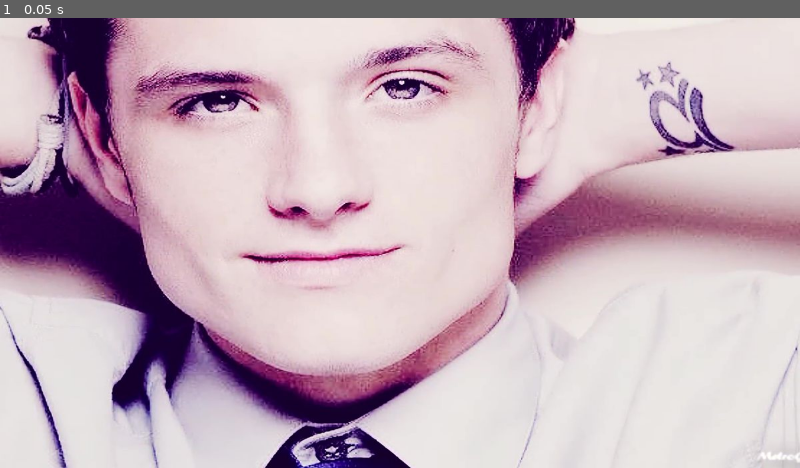
Above: before the commit, frame 1.
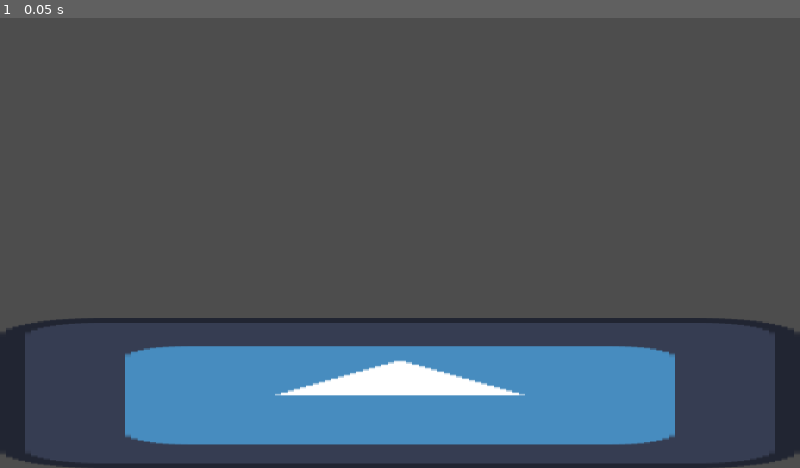
Above: after the commit, the same moment.

Repository: it64070101/funky-flask-flinging
Game: Godot game, scene res://nodes/test_scene.tscn
Two runs of this game, one before a commit and one after it. Both use one fixed random seed, a clock stepped at 60 frames per second and the inputs below. The engine's default icon, where the game draws it, is replaced by a stand-in: a white triangle on a blue panel in a dark square.
Inputs:
- Up to frame 1 (0.05 s): no input

The runs differ from the first frame. In frame 1, 100% of the frame differs, in the area x 0-100%, y 0-100%.

Commit message:
update project

Diff:
--- a/nodes/test_scene.tscn
+++ b/nodes/test_scene.tscn
@@ -1,10 +1,16 @@
-[gd_scene load_steps=2 format=3 uid="uid://cghi5cl21ippl"]
+[gd_scene load_steps=3 format=3 uid="uid://cghi5cl21ippl"]
 
 [ext_resource type="Texture2D" uid="uid://d207ot72a531x" path="res://resources/backgrounds/josh.jpg" id="1_e71sy"]
+[ext_resource type="Texture2D" uid="uid://b4pcbsyp7sda" path="res://icon.svg" id="2_ypdoj"]
 
 [node name="Node2D" type="Node2D"]
 
 [node name="Josh" type="Sprite2D" parent="."]
-position = Vector2(960, 540)
+position = Vector2(-960, 480)
 scale = Vector2(1.6, 1.35)
 texture = ExtResource("1_e71sy")
+
+[node name="Icon" type="Sprite2D" parent="."]
+position = Vector2(960, 900)
+scale = Vector2(15, 2.8125)
+texture = ExtResource("2_ypdoj")
--- a/project.godot
+++ b/project.godot
@@ -25,4 +25,5 @@
 
 [rendering]
 
+textures/canvas_textures/default_texture_filter=0
 renderer/rendering_method="mobile"
Binary file added: resources/sprites/hands.jpg
Not shown, added: resources/sprites/hands.jpg.import
Not shown, added: sprite/Customers/char_a_p1/1out/char_a_p1_1out_boxr_v01.png.import
Not shown, added: sprite/Customers/char_a_p1/1out/char_a_p1_1out_fstr_v04.png.import
Not shown, added: sprite/Customers/char_a_p1/1out/char_a_p1_1out_pfpn_v04.png.import
Not shown, added: sprite/Customers/char_a_p1/1out/char_a_p1_1out_undi_v01.png.import
Not shown, added: sprite/Customers/char_a_p1/4har/char_a_p1_4har_bob1_v01.png.import
Not shown, added: sprite/Customers/char_a_p1/4har/char_a_p1_4har_dap1_v01.png.import
Not shown, added: sprite/Customers/char_a_p1/5hat/char_a_p1_5hat_pfht_v04.png.import
Not shown, added: sprite/Customers/char_a_p1/5hat/char_a_p1_5hat_pnty_v04.png.import
Not shown, added: sprite/Customers/char_a_p1/char_a_p1_0bas_humn_v01.png.import
Not shown, added: sprite/Customers/guides/animations, page 1.png.import
(and 20 more such lines)
